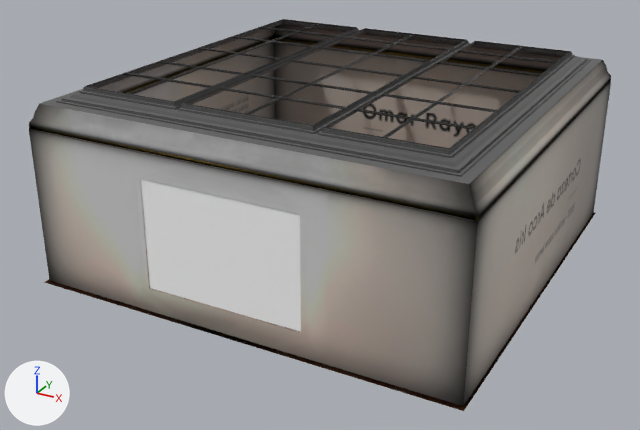
An edit to the glTF model portfolio/ar-vr-final/assets/artworks/148/scene.gltf, drawn before and after from the same camera.
Before and after are seen from a 50 mm camera at (137.0, -247.0, 165.0) aimed at (-21.0, 41.0, 20.0). Every picture has the same lights, and +X, +Y and +Z are marked at lower left. Where no turn or scale is listed for an object, it has been applied to the vertices. Vertices at the same position are counted once.

Before the edit, the objects in view are built like this:
```python
me_floor = bpy.data.meshes.new('Floor')
me_floor.from_pydata(...)  # 4 vertices, 2 faces; spans x -86.0..86.0, y -86.0..86.0, z 0.0
me_floor.materials.append(mat_floor)
me_muros_1 = bpy.data.meshes.new('muros.1')
me_muros_1.from_pydata(...)  # 674 vertices, 1290 faces; spans x -63.0..107.0, y -46.0..123.0, z -2.0..76.0
me_muros_1.materials.append(mat_muros)
me_plane = bpy.data.meshes.new('Plane')
me_plane.from_pydata(...)  # 121 vertices, 200 faces; spans x -31.4..31.4, y 0.0, z -21.0..21.0
me_plane.materials.append(mat_mat_1)  # white #fafafa
ob_floor = bpy.data.objects.new('Floor', me_floor)
ob_floor.location = (-17.1, 53.5, 3.0)
ob_muros_1 = bpy.data.objects.new('muros.1', me_muros_1)
ob_muros_1.location = (-38.9, 15.8, 3.0)
ob_plane = bpy.data.objects.new('Plane', me_plane)
ob_plane.location = (-20.6, -29.5, 33.5)
# also in view: 'muros' at (-17.0, 55.0, 78.0); 'muros.2' at (-18.0, 54.0, 78.0)
```
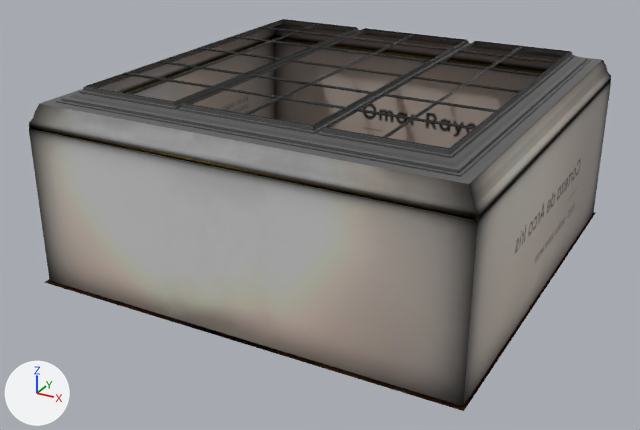
The change, as a list of edits to the scene's bpy script:
```text
Change me_muros_1:
    where me_muros_1.from_pydata(...)  # 674 vertices, 1290 faces; spans x -63.0..107.0, y -46.0..123.0, z -2.0..76.0
    used by ob_muros_1; location = (-38.9, 15.8, 3.0)
    me_muros_1 part 1
    me_muros_1.vertices[532].co: (18.0, -46.0, 52.0) -> (18.0, -46.0, 48.0)  # pixel (215, 195) -> pixel (215, 205)
    me_muros_1.vertices[534].co: (60.0, -46.0, 46.0) -> (60.0, -46.0, 48.0)  # pixel (329, 237) -> pixel (329, 231)
    me_muros_1.vertices[662].co: (-13.0, -46.0, 52.0) -> (4.0, -46.0, 48.0)  # pixel (140, 179) -> pixel (181, 197)
    me_muros_1.vertices[664].co: (-13.0, -46.0, 9.0) -> (4.0, -46.0, 9.0)  # pixel (149, 288) -> pixel (188, 299)
    me_muros_1.vertices[666].co: (50.0, -46.0, 52.0) -> (31.0, -46.0, 48.0)  # pixel (300, 214) -> pixel (250, 213)
    me_muros_1.vertices[667].co: (50.0, -46.0, 9.0) -> (31.0, -46.0, 9.0)  # pixel (300, 332) -> pixel (253, 318)
Remove ob_plane:
    ob_plane = bpy.data.objects.new('Plane', me_plane)
    ob_plane.location = (-20.6, -29.5, 33.5)
```

Changed parts and their boxes (x1, y1, x2, y2) in the pictures (640 x 430 px; the box of a moved part takes in the faces that stretch with it):
'Plane', deleted: before (140, 179, 301, 332)
part 1 of me_muros_1, moved or reshaped: (110, 162, 474, 379) in both
